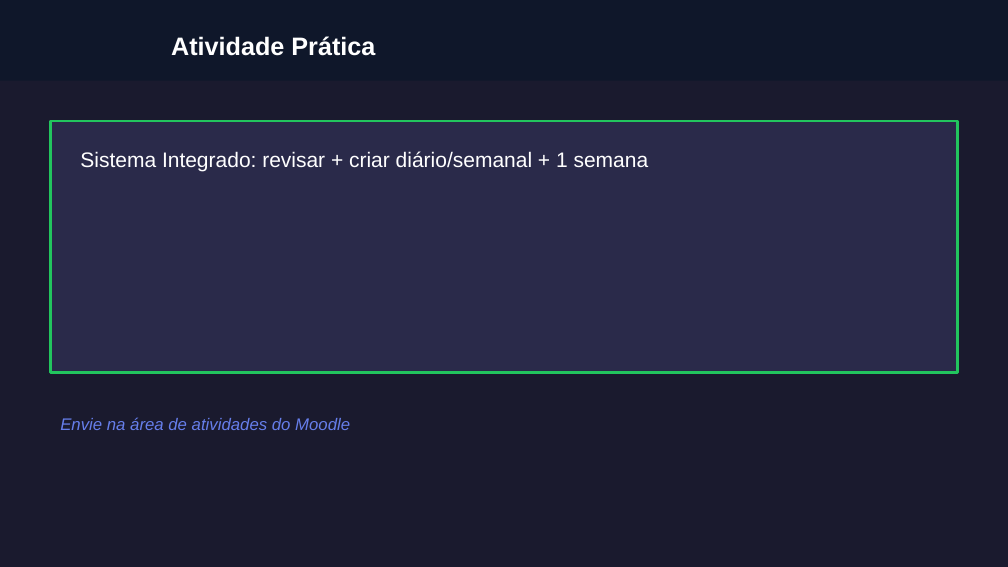
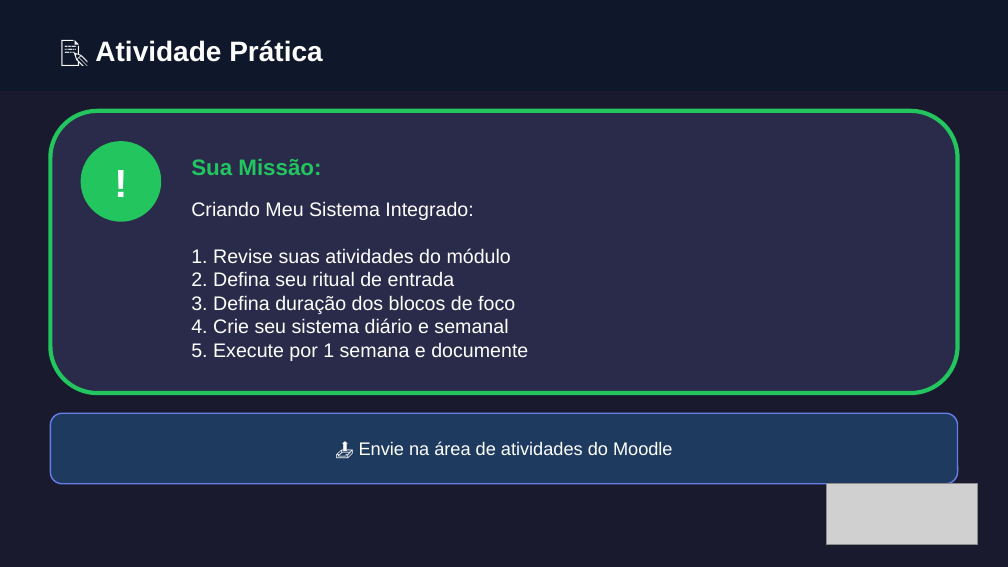
Before and after one commit to almirmeira/educa-com-talento, a slide deck: slide 8 of apresentacoes/foco-produtividade/aula-20-consolidacao-modulo1.pptx. Drawn at 1008x567 pixels with LibreOffice and Linux fonts; fonts in the diff are those of the drawing; grey boxes stand for pictures. Boxes give left, top, right and bottom in pixels: in the first picture for what was removed or moved away, otherwise in the second. Text is boxed around its words. In the diff, an @@ line names an element or a change of style, - is before the commit and + after.

```diff
--- a/apresentacoes/foco-produtividade/aula-20-consolidacao-modulo1.pptx
+++ b/apresentacoes/foco-produtividade/aula-20-consolidacao-modulo1.pptx
@@ rectangle: place and size @@
-rectangle at <box>0,0,1008,81</box>
+rectangle at <box>0,0,1008,91</box>
@@ text at <box>95,40,322,62</box>: text changed; size 18 to 20 pt @@
-Atividade Prática
+📝 Atividade Prática
@@ rounded rectangle added at <box>50,111,958,393</box>, fill #2A2A4A, outline #22C55E 3 pt @@
@@ rectangle removed at <box>50,121,958,373</box> @@
@@ ellipse added at <box>81,141,161,222</box>, fill #22C55E @@
@@ text removed at <box>80,151,649,171</box> @@
-Sistema Integrado: revisar + criar diário/semanal + 1 semana
@@ text added at <box>81,151,161,212</box>, 28 pt, text #FFFFFF, bold @@
+!
@@ text added at <box>191,159,321,175</box>, 16 pt, text #22C55E, bold @@
+Sua Missão:
@@ text added at <box>191,201,528,361</box>, 14 pt, text #FFFFFF @@
+Criando Meu Sistema Integrado:
+1. Revise suas atividades do módulo
+2. Defina seu ritual de entrada
+3. Defina duração dos blocos de foco
+4. Crie seu sistema diário e semanal
+5. Execute por 1 semana e documente
@@ rounded rectangle added at <box>50,413,958,484</box>, fill #1E3A5F, outline #667EEA 1 pt @@
@@ text at <box>359,441,673,455</box>: text changed; size 12 to 13 pt; text colour #667EEA to #FFFFFF; italic off @@
-Envie na área de atividades do Moodle
+📤 Envie na área de atividades do Moodle
@@ picture added at <box>827,484,978,544</box> @@
```
Also in this commit, not shown: 7 other slides changed, 1 slide added, 1 slide removed, 27 other files.
